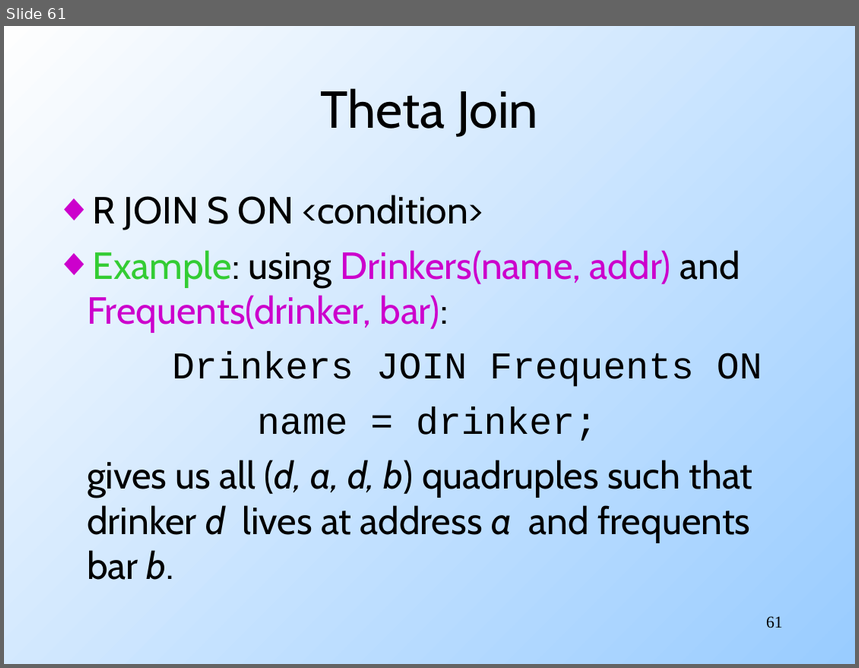
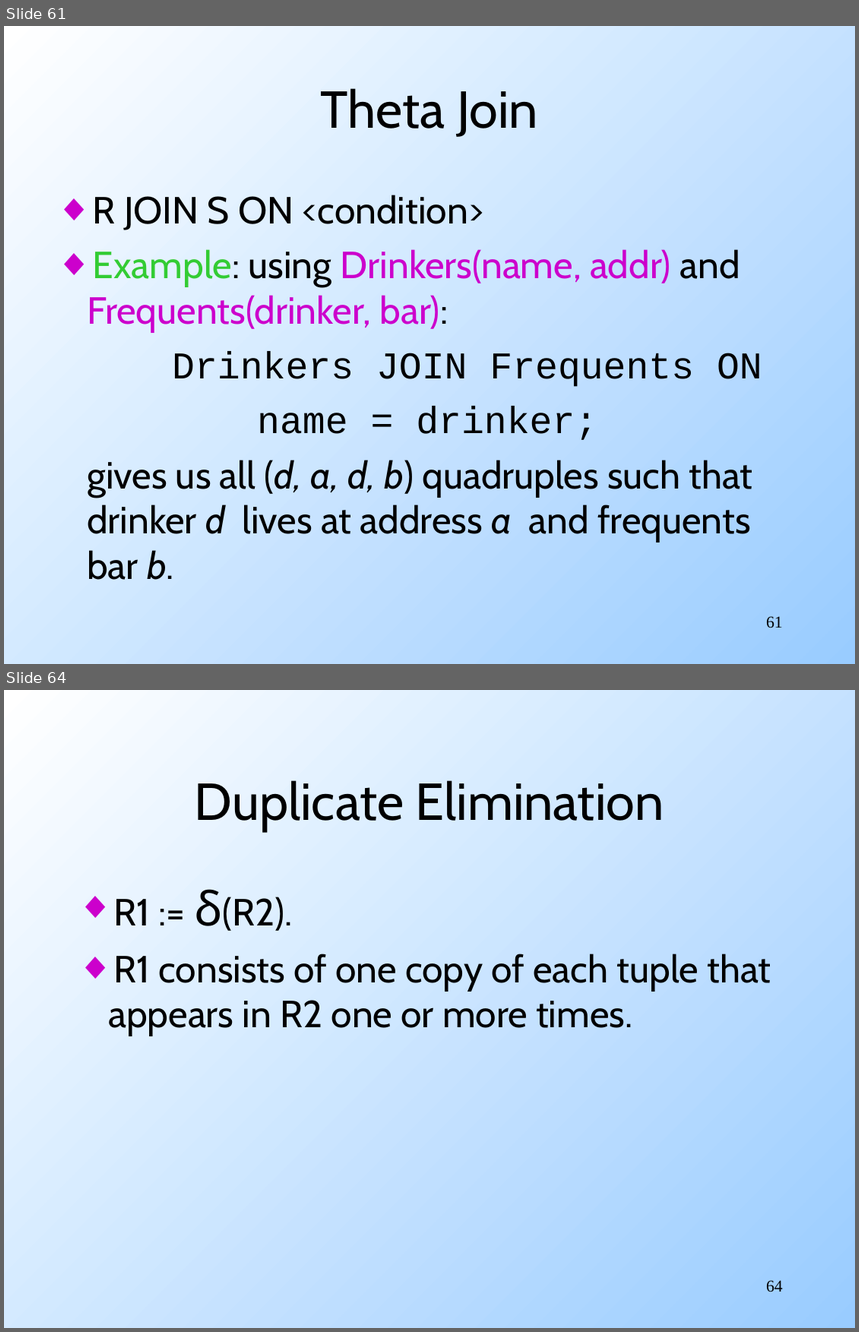
Before and after one commit to mohankgaddam/eas503ubcourse, a slide deck: _downloads/SQL.ppt. Shown one above the other, each under a label of ours: slide 61 before the commit, slides 61 and 64 after it; the slides between them are not shown. The pictures are 859x668 and 859x1332 pixels, drawn with LibreOffice and Linux fonts; fonts in the diff are those of the drawing. Boxes give left, top, right and bottom in pixels: in the first picture for what was removed or moved away, otherwise in the second. Text is boxed around its words. In the diff, an @@ line names an element or a change of style, - is before the commit and + after.

```diff
--- a/_downloads/SQL.ppt
+++ b/_downloads/SQL.ppt
@@ slide 64 added at [4, 690, 855, 1328], background gradient #99CCFF to #FFFFFF @@
@@ title added at [195, 780, 664, 832], 44 pt, text #000000 @@
+Duplicate Elimination
@@ text added at [108, 889, 771, 1036], 32 pt, text #000000 @@
+◆ R1 := δ(R2).
+◆ R1 consists of one copy of each tuple that appears in R2 one or more times.
@@ page number added at [766, 1281, 783, 1293], 14 pt, text #000000 @@
+64
```
Also in this commit, not shown: 60 other slides changed, 47 other slides added.
